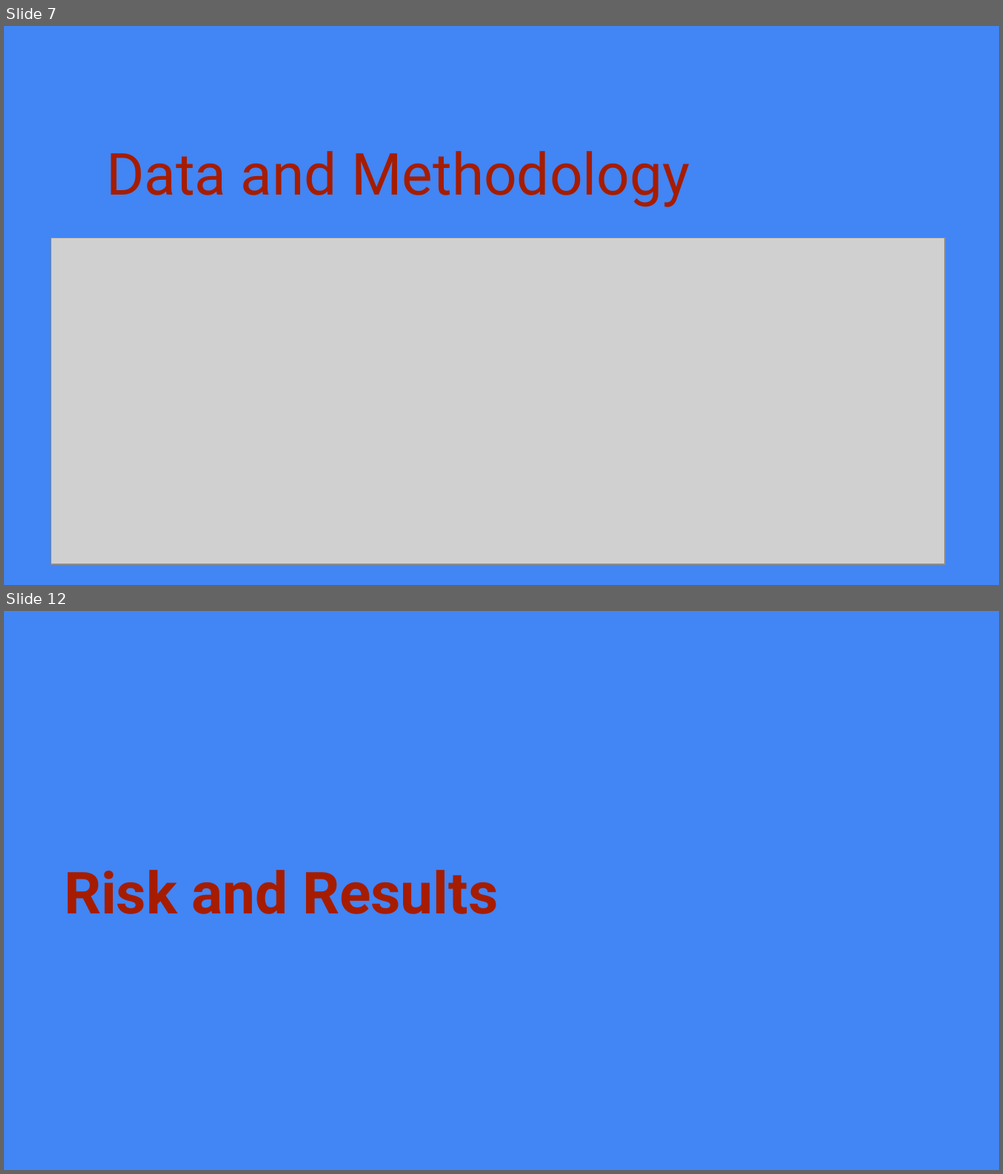
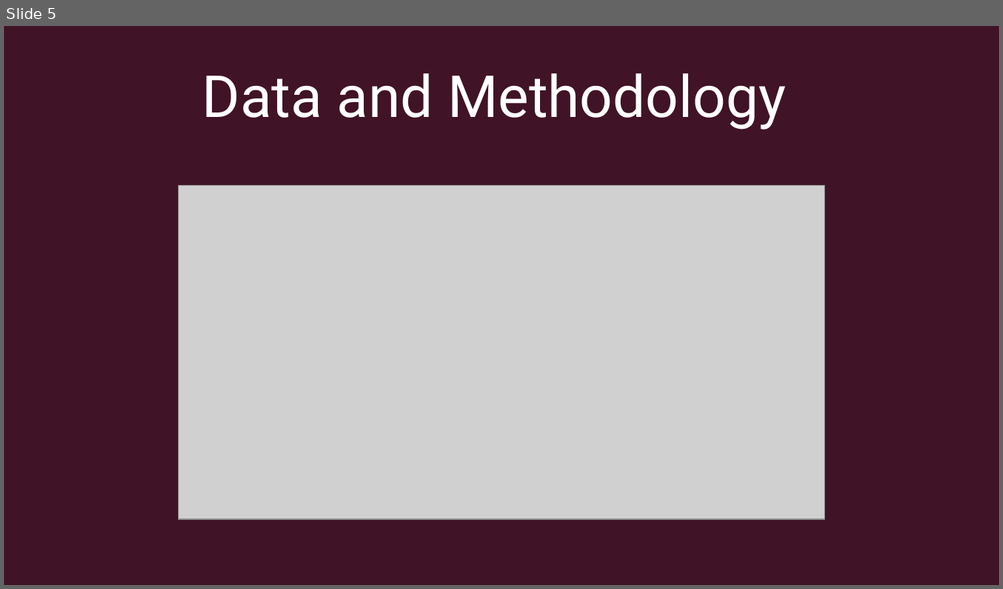
Before and after one commit to JGILINGER7/heart_disease_risk, a slide deck: presentation/Initial Presentation.pptx. Shown one above the other, each under a label of ours: slides 7 and 12 before the commit, slide 5 after it; the slides between them are not shown. The pictures are 1003x1174 and 1003x589 pixels, drawn with LibreOffice and Linux fonts; fonts in the diff are those of the drawing; grey boxes stand for pictures. Boxes give left, top, right and bottom in pixels: in the first picture for what was removed or moved away, otherwise in the second. Text is boxed around its words. In the diff, an @@ line names an element or a change of style, - is before the commit and + after.

```diff
--- a/presentation/Initial Presentation.pptx
+++ b/presentation/Initial Presentation.pptx
@@ slide 12 removed at (4,611,999,1170), background #4285F4 @@
@@ title removed at (64,870,498,914) @@
-Risk and Results
@@ what was slide 7 is now slide 5 @@
@@ slide 5 changed as well @@
@@ background #4285F4 to #411326 @@
@@ title "Data and Methodology": place and size @@
-title "Data and Methodology" at (106,151,689,207)
+title "Data and Methodology" at (202,73,785,130)
@@ title "Data and Methodology" at (202,73,785,130): text colour #A61C00 to #FFFFFF; alignment left to centre @@
@@ picture: place and size @@
-picture at (51,238,945,565)
+picture at (178,186,823,520)
```
Also in this commit, not shown: 6 other slides changed, 6 slides added, 8 other slides removed.
